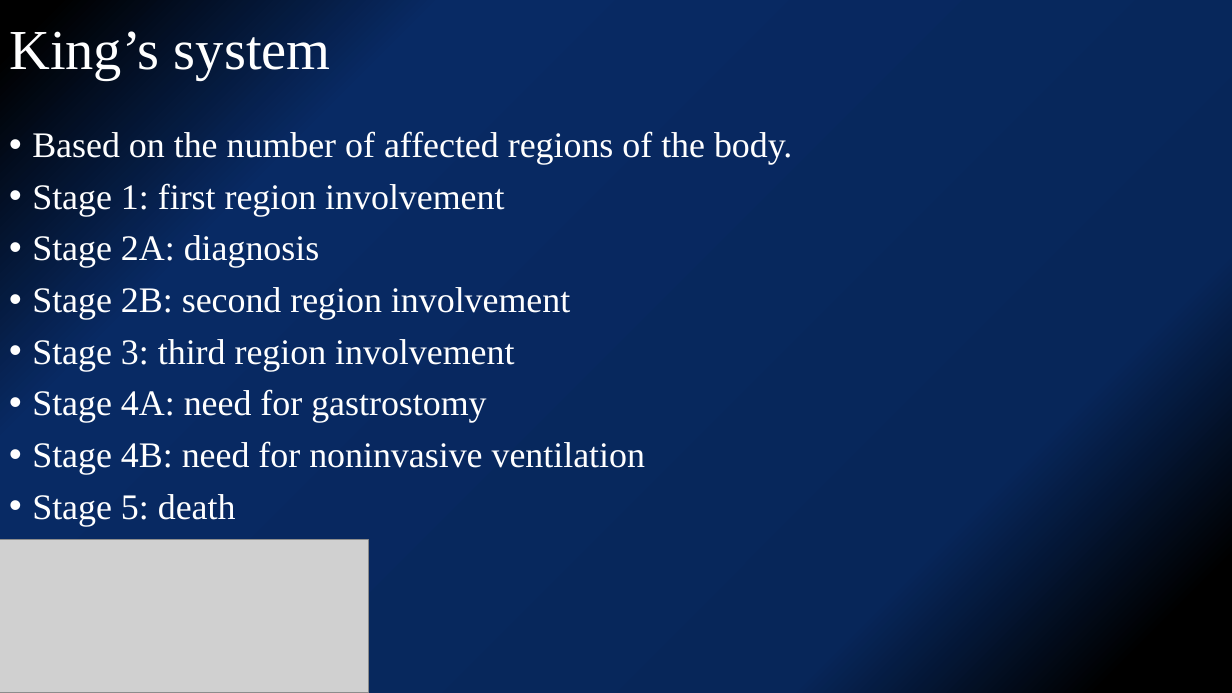
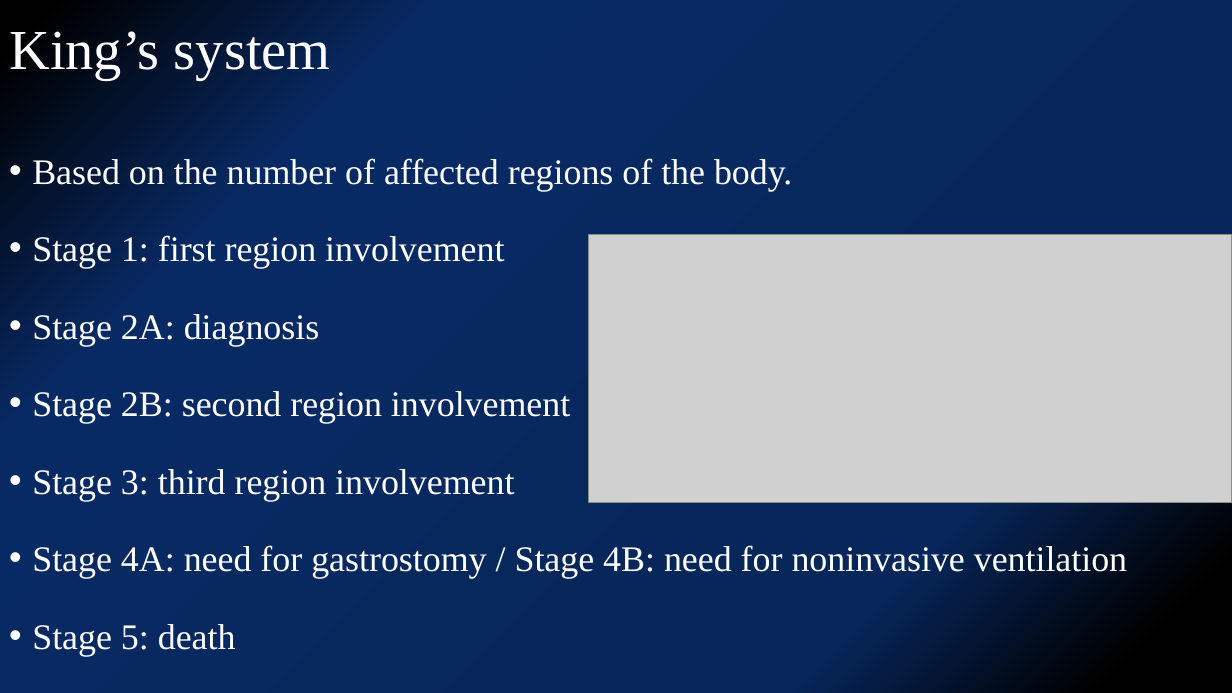
Before and after one commit to kjfdf/lecture, a slide deck: slide 5 of SNUH 심포지엄-유일한.pptx. Drawn at 1232x693 pixels with LibreOffice and Linux fonts; fonts in the diff are those of the drawing; grey boxes stand for pictures. Boxes give left, top, right and bottom in pixels: in the first picture for what was removed or moved away, otherwise in the second. Text is boxed around its words. In the diff, an @@ line names an element or a change of style, - is before the commit and + after.

```diff
--- a/SNUH 심포지엄-유일한.pptx
+++ b/SNUH 심포지엄-유일한.pptx
@@ text at <box>32,158,792,656</box>: line spacing 0.9 to 1.5 @@
@@ picture: place and size @@
-picture at <box>0,540,369,693</box>
+picture at <box>589,235,1232,503</box>
@@ text at <box>32,545,1127,579</box>: text changed @@
-• Stage 4A: need for gastrostomy
-• Stage 4B: need for noninvasive ventilation
+• Stage 4A: need for gastrostomy / Stage 4B: need for noninvasive ventilation
```
Also in this commit, not shown: 8 other slides changed, 3 slides added, 4 slides removed, 1 other file.
